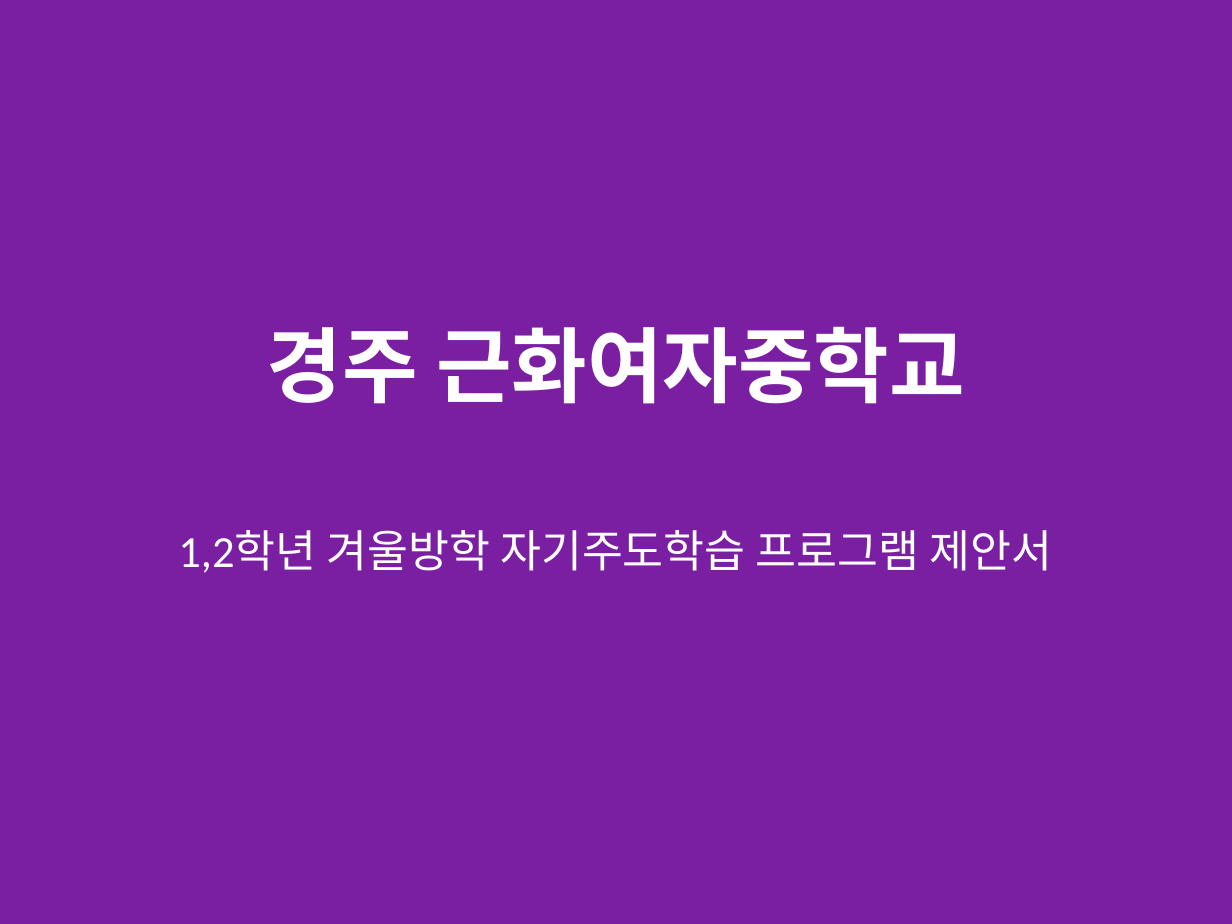
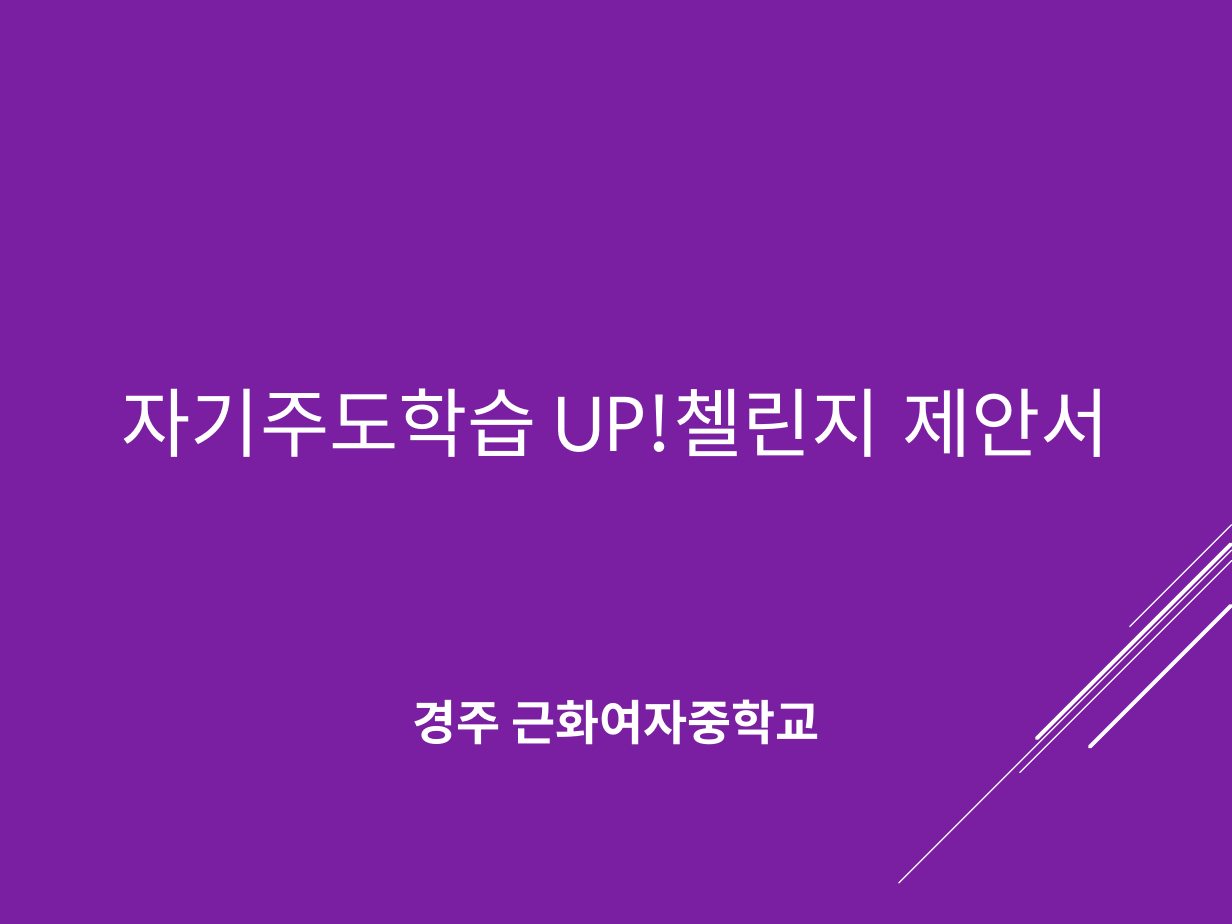
Before and after one commit to da-um3481/da-um-jinro, a slide deck: slide 1 of 근화여자중학교_겨울방학_자기주도학습_프로그램_제안서.pptx. Drawn at 1232x924 pixels with LibreOffice and Linux fonts; fonts in the diff are those of the drawing. Boxes give left, top, right and bottom in pixels: in the first picture for what was removed or moved away, otherwise in the second. Text is boxed around its words. In the diff, an @@ line names an element or a change of style, - is before the commit and + after.

Commit message:
📊 PPT 제안서 업데이트: 자기주도학습UP 챌린지
[업데이트 내용]
- 프로그램 제목: '자기주도학습UP 챌린지'로 통일
- 제안 개요: 대상, 기간, 목표, 방식 명확화
- 프로그램 필요성: 겨울방학 학습 공백 방지 강조
- 맞춤형 특징: 30일 집중 학습, 1:1 관리
- 학년별 프로그램: 1학년/2학년 구분
- 온라인 학습관리 시스템 활용
- 정기 학습 리포트 제공

[파일 정보]
- 파일명: 근화여자중학교_겨울방학_자기주도학습_프로그램_제안서.pptx
- 크기: 64KB
- 형식: PowerPoint 2007+ (PPTX)

```diff
--- a/근화여자중학교_겨울방학_자기주도학습_프로그램_제안서.pptx
+++ b/근화여자중학교_겨울방학_자기주도학습_프로그램_제안서.pptx
@@ text at (x1=122, y1=388, x2=1110, y2=457): text changed; size 26 to 44 pt; font Calibri to League Spartan @@
-1,2학년 겨울방학 자기주도학습 프로그램 제안서
+자기주도학습 UP!첼린지 제안서
@@ group added at (x1=899, y1=525, x2=1232, y2=883): 5 lines @@
@@ text "경주 근화여자중학교" moved from (x1=267, y1=326, x2=965, y2=404) to (x1=413, y1=699, x2=819, y2=745) @@
@@ text "경주 근화여자중학교" at (x1=413, y1=699, x2=819, y2=745): size 48 to 28 pt, font Calibri to League Spartan @@
```
Also in this commit, not shown: 9 other slides changed, 1 slide removed.
